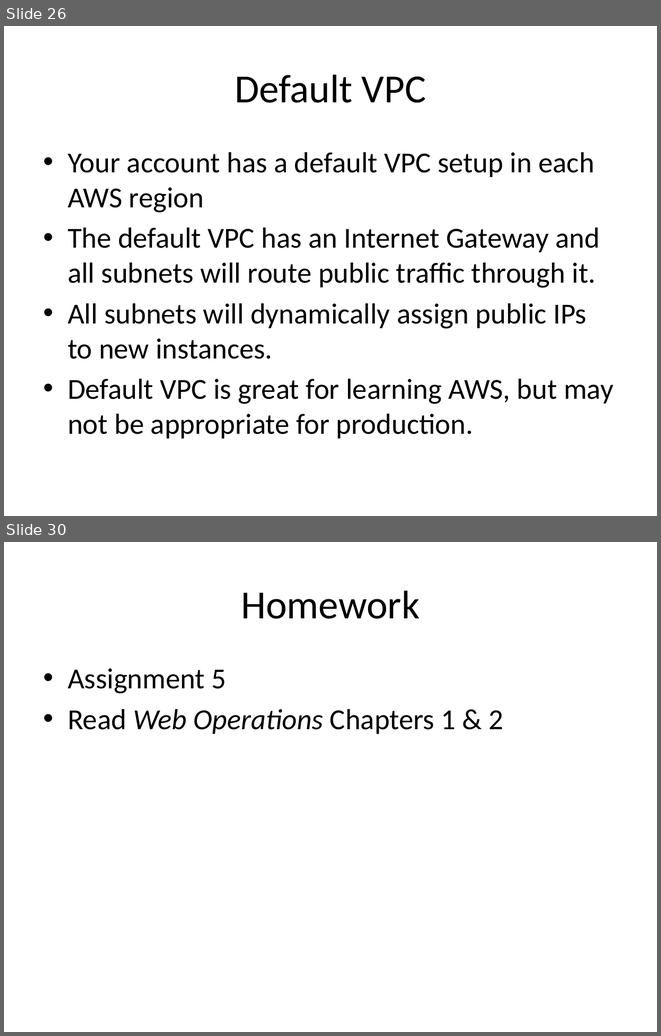
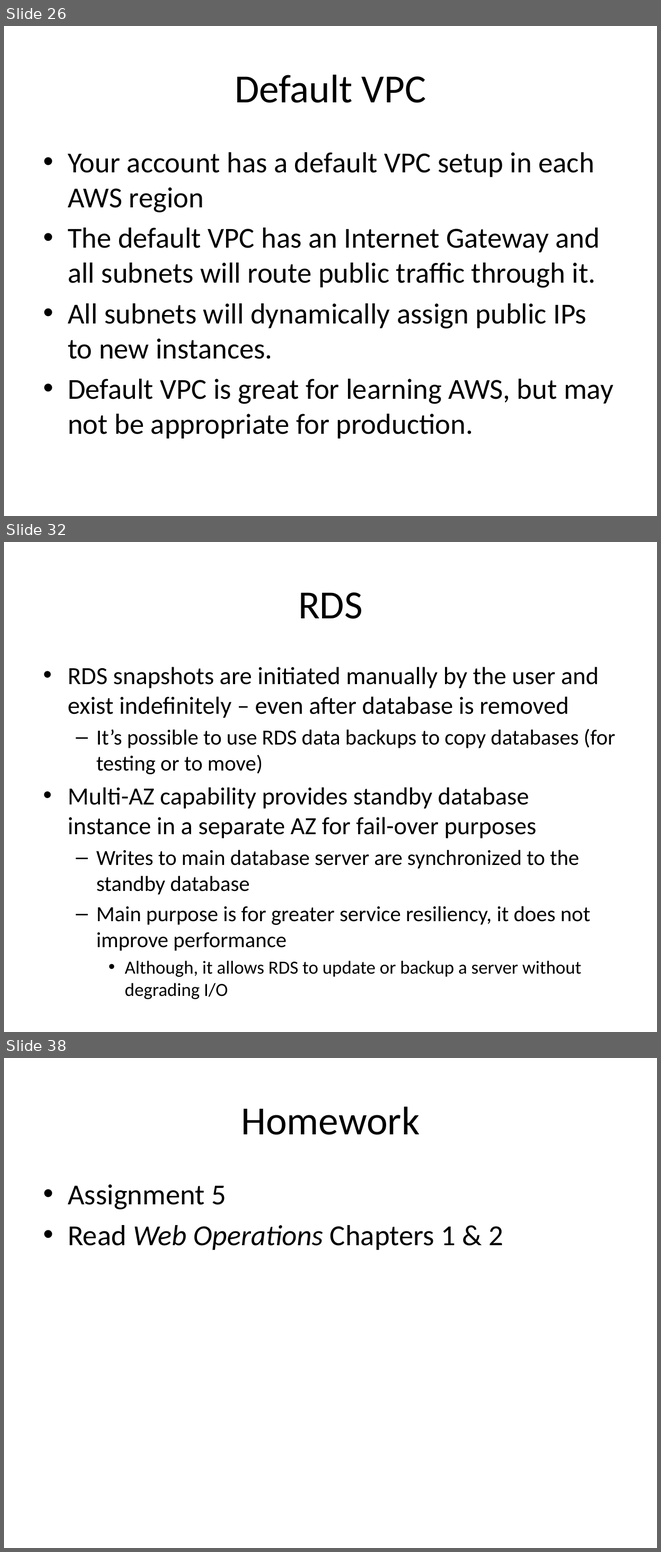
Before and after one commit to jasondbaker/infrastructure-class, a slide deck: infrastructure-week-5.pptx. Shown one above the other, each under a label of ours: slides 26 and 30 before the commit, slides 26, 32 and 38 after it; the slides between them are not shown. The pictures are 661x1036 and 661x1552 pixels, drawn with LibreOffice and Linux fonts; fonts in the diff are those of the drawing. Boxes give left, top, right and bottom in pixels: in the first picture for what was removed or moved away, otherwise in the second. Text is boxed around its words. In the diff, an @@ line names an element or a change of style, - is before the commit and + after.

```diff
--- a/infrastructure-week-5.pptx
+++ b/infrastructure-week-5.pptx
@@ slide 32 added at (4,542,657,1032), background #FFFFFF @@
@@ title added at (298,592,363,619), 44 pt, text #000000 @@
+RDS
@@ text added at (68,667,616,977), 23.8 pt, text #000000 @@
+• RDS snapshots are initiated manually by the user and exist indefinitely – even after database is removed
+  – It’s possible to use RDS data backups to copy databases (for testing or to move)
+• Multi-AZ capability provides standby database instance in a separate AZ for fail-over purposes
+  – Writes to main database server are synchronized to the standby database
+  – Main purpose is for greater service resiliency, it does not improve performance
+    • Although, it allows RDS to update or backup a server without degrading I/O
@@ what was slide 30 is now slide 38 @@
```
Also in this commit, not shown: 4 slides changed, 7 other slides added, 1 other file.
